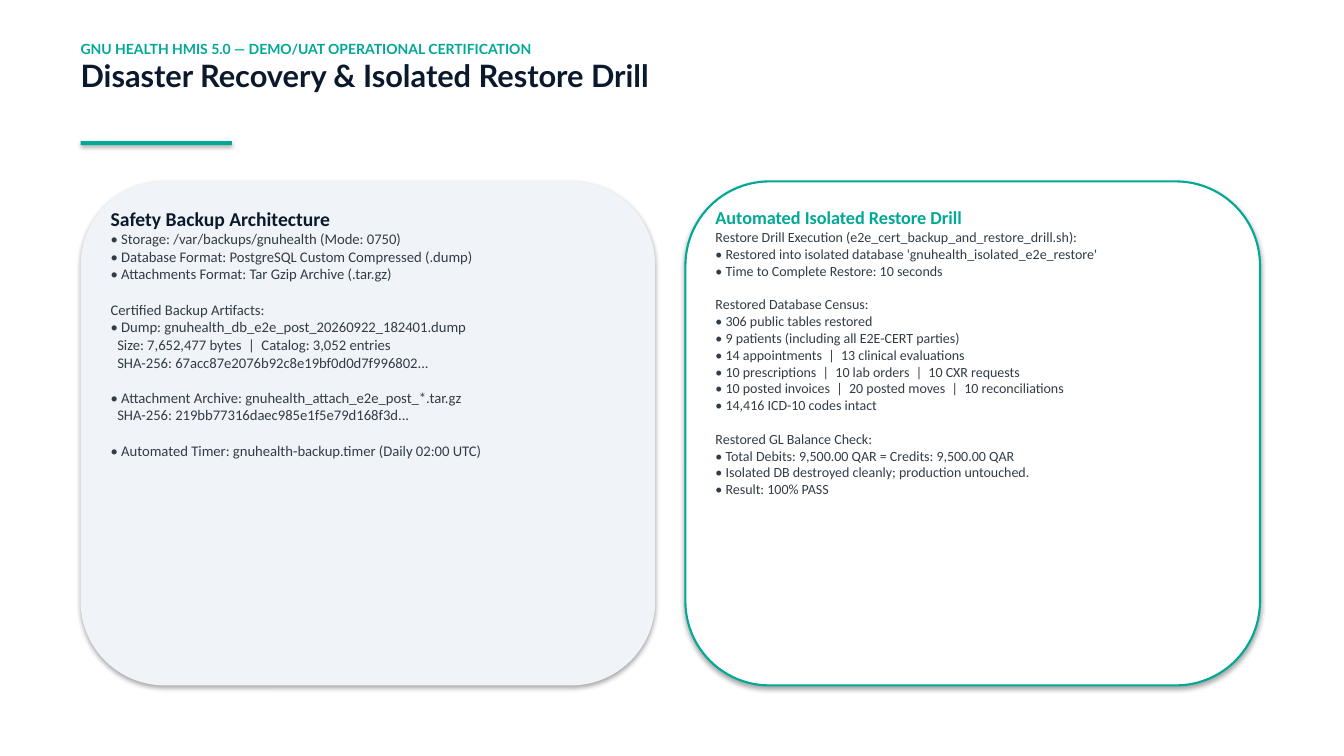
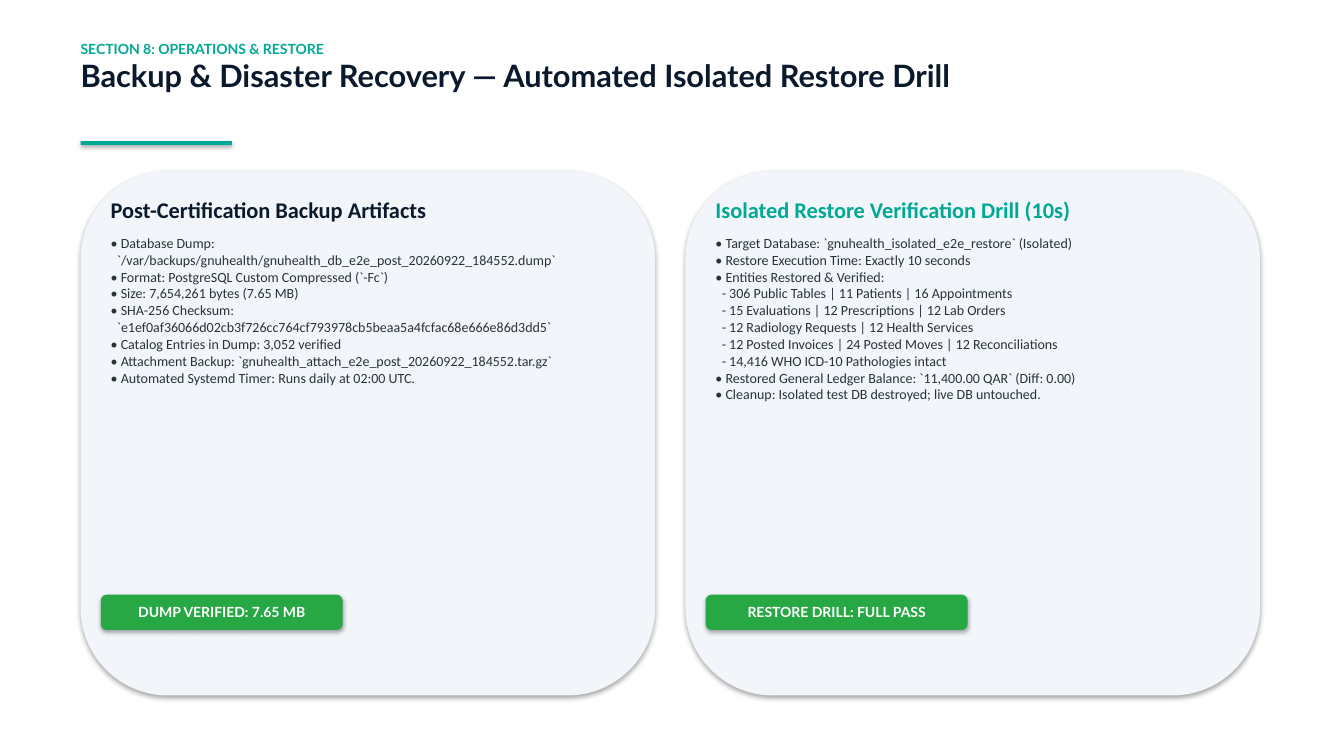
Before and after one commit to sohail807/GNU, a slide deck: slide 29 of GNU_HEALTH_WORKING_MODEL_PRESENTATION.pptx (slide 20 before the commit). Drawn at 1344x756 pixels with LibreOffice and Linux fonts; fonts in the diff are those of the drawing. Boxes give left, top, right and bottom in pixels: in the first picture for what was removed or moved away, otherwise in the second. Text is boxed around its words. In the diff, an @@ line names an element or a change of style, - is before the commit and + after.

Commit message:
feat(e2e-cert): final GNU Health end-to-end operational certification and working model

```diff
--- a/GNU_HEALTH_WORKING_MODEL_PRESENTATION.pptx
+++ b/GNU_HEALTH_WORKING_MODEL_PRESENTATION.pptx
@@ text at (81,43,950,92): text changed; size 10 to 22 pt; text colour #00A896 to #0B192C @@
-GNU HEALTH HMIS 5.0 — DEMO/UAT OPERATIONAL CERTIFICATION
-Disaster Recovery & Isolated Restore Drill
+SECTION 8: OPERATIONS & RESTORE
+Backup & Disaster Recovery — Automated Isolated Restore Drill
@@ rounded rectangle: place and size @@
-rounded rectangle at (81,181,655,686)
+rounded rectangle at (81,171,655,696)
@@ rounded rectangle at (81,171,655,696): fill #F0F4F8 to #F2F6FA @@
@@ rounded rectangle: place and size @@
-rounded rectangle at (686,181,1260,686)
+rounded rectangle at (686,171,1260,696)
@@ rounded rectangle at (686,171,1260,696): fill #FFFFFF to #F2F6FA; outline #00A896 1.5 pt to none @@
@@ text at (111,202,555,386): text changed; size 10.5 to 10 pt; text colour #323C46 to #28323C @@
-Safety Backup Architecture
-• Storage: /var/backups/gnuhealth (Mode: 0750)
-• Database Format: PostgreSQL Custom Compressed (.dump)
-• Attachments Format: Tar Gzip Archive (.tar.gz)
-Certified Backup Artifacts:
-• Dump: gnuhealth_db_e2e_post_20260922_182401.dump
-Size: 7,652,477 bytes | Catalog: 3,052 entries
-SHA-256: 67acc87e2076b92c8e19bf0d0d7f996802...
-• Attachment Archive: gnuhealth_attach_e2e_post_*.tar.gz
-SHA-256: 219bb77316daec985e1f5e79d168f3d...
-• Automated Timer: gnuhealth-backup.timer (Daily 02:00 UTC)
+Post-Certification Backup Artifacts
+• Database Dump:
+`/var/backups/gnuhealth/gnuhealth_db_e2e_post_20260922_184552.dump`
+• Format: PostgreSQL Custom Compressed (`-Fc`)
+• Size: 7,654,261 bytes (7.65 MB)
+• SHA-256 Checksum:
+`e1ef0af36066d02cb3f726cc764cf793978cb5beaa5a4fcfac68e666e86d3dd5`
+• Catalog Entries in Dump: 3,052 verified
+• Attachment Backup: `gnuhealth_attach_e2e_post_20260922_184552.tar.gz`
+• Automated Systemd Timer: Runs daily at 02:00 UTC.
@@ text at (715,201,1075,401): text changed; text colour #323C46 to #28323C @@
-Automated Isolated Restore Drill
-Restore Drill Execution (e2e_cert_backup_and_restore_drill.sh):
-• Restored into isolated database 'gnuhealth_isolated_e2e_restore'
-• Time to Complete Restore: 10 seconds
-Restored Database Census:
-• 306 public tables restored
-• 9 patients (including all E2E-CERT parties)
-• 14 appointments | 13 clinical evaluations
-• 10 prescriptions | 10 lab orders | 10 CXR requests
-• 10 posted invoices | 20 posted moves | 10 reconciliations
-• 14,416 ICD-10 codes intact
-Restored GL Balance Check:
-• Total Debits: 9,500.00 QAR = Credits: 9,500.00 QAR
-• Isolated DB destroyed cleanly; production untouched.
-• Result: 100% PASS
+Isolated Restore Verification Drill (10s)
+• Target Database: `gnuhealth_isolated_e2e_restore` (Isolated)
+• Restore Execution Time: Exactly 10 seconds
+• Entities Restored & Verified:
+- 306 Public Tables | 11 Patients | 16 Appointments
+- 15 Evaluations | 12 Prescriptions | 12 Lab Orders
+- 12 Radiology Requests | 12 Health Services
+- 12 Posted Invoices | 24 Posted Moves | 12 Reconciliations
+- 14,416 WHO ICD-10 Pathologies intact
+• Restored General Ledger Balance: `11,400.00 QAR` (Diff: 0.00)
+• Cleanup: Isolated test DB destroyed; live DB untouched.
@@ rounded rectangle added at (101,595,343,630), fill #28A745, 10 pt, text #FFFFFF, bold @@
+DUMP VERIFIED: 7.65 MB
@@ rounded rectangle added at (706,595,968,630), fill #28A745, 10 pt, text #FFFFFF, bold @@
+RESTORE DRILL: FULL PASS
```
Also in this commit, not shown: 34 slides added, 24 slides removed, 19 other files.
